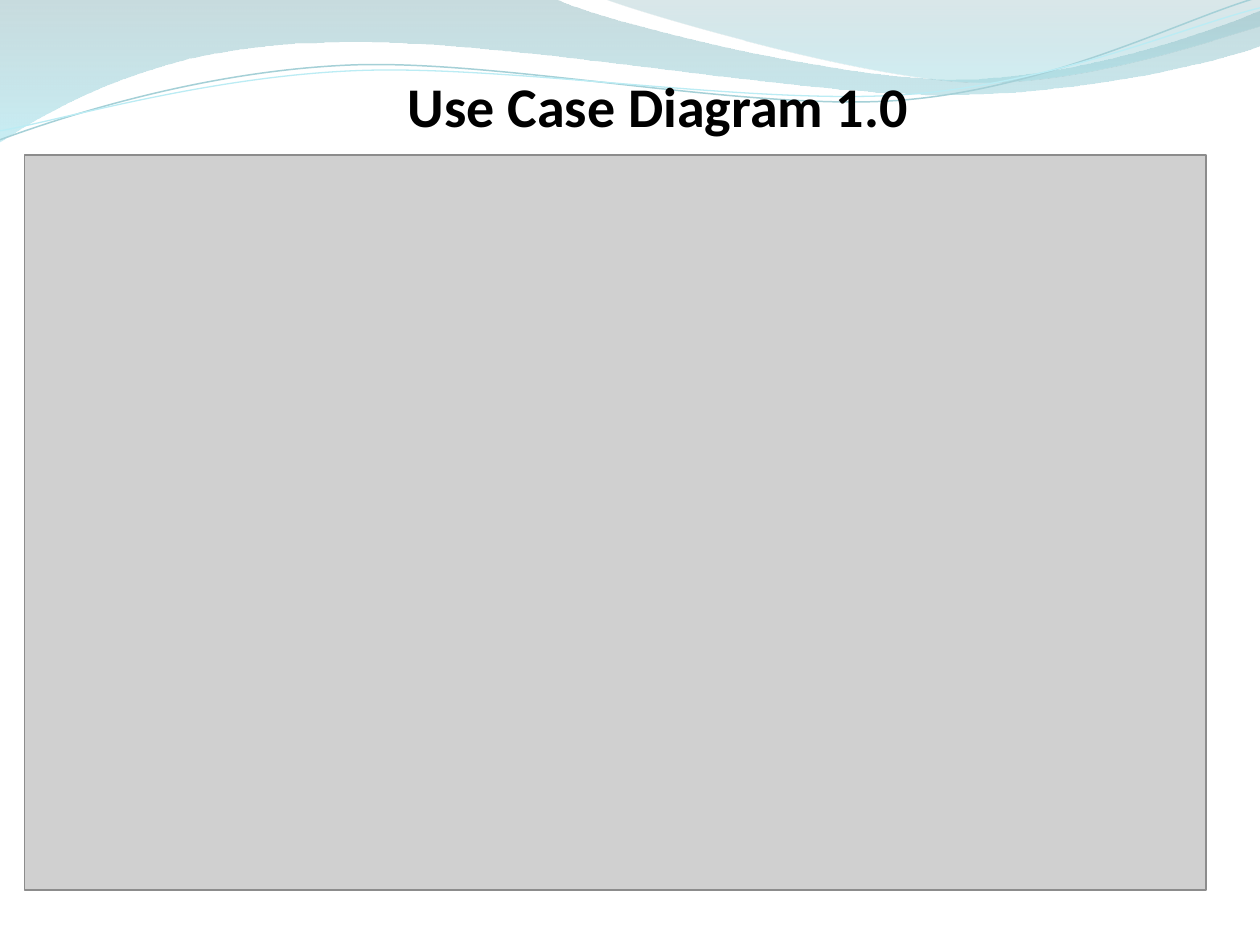
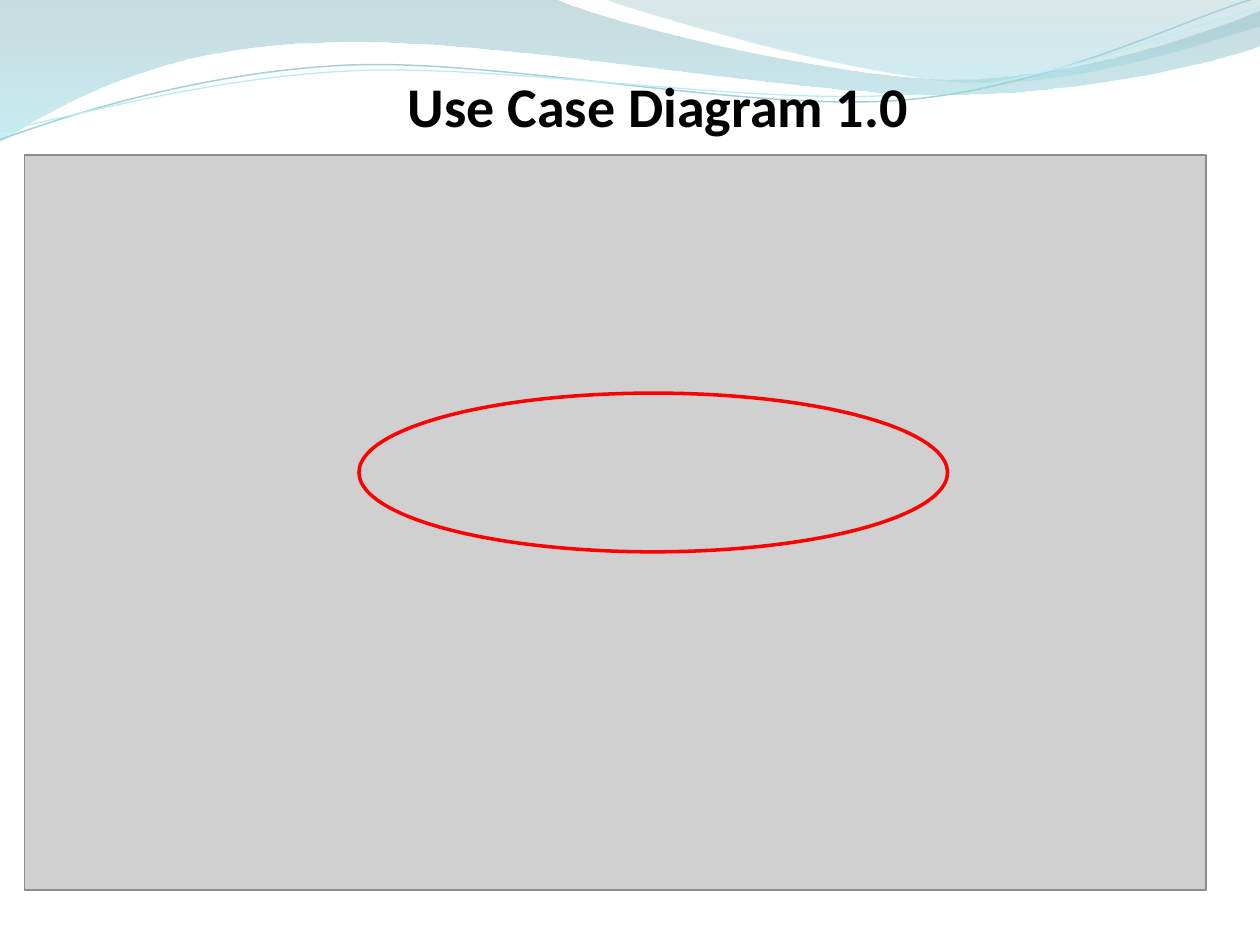
Before and after one commit to ammirate/at-silo, a slide deck: slide 10 of Presentazione/Atsilo2/Parisi/Atsilo_M_Parisi.pptx (slide 9 before the commit). Drawn at 1260x945 pixels with LibreOffice and Linux fonts; fonts in the diff are those of the drawing; grey boxes stand for pictures. Boxes give left, top, right and bottom in pixels: in the first picture for what was removed or moved away, otherwise in the second. Text is boxed around its words. In the diff, an @@ line names an element or a change of style, - is before the commit and + after.

```diff
--- a/Presentazione/Atsilo2/Parisi/Atsilo_M_Parisi.pptx
+++ b/Presentazione/Atsilo2/Parisi/Atsilo_M_Parisi.pptx
@@ ellipse added at (x1=359, y1=393, x2=948, y2=552), outline #FF0000 2 pt @@
```
Also in this commit, not shown: 6 other slides changed, 3 slides added, 1 slide removed.
